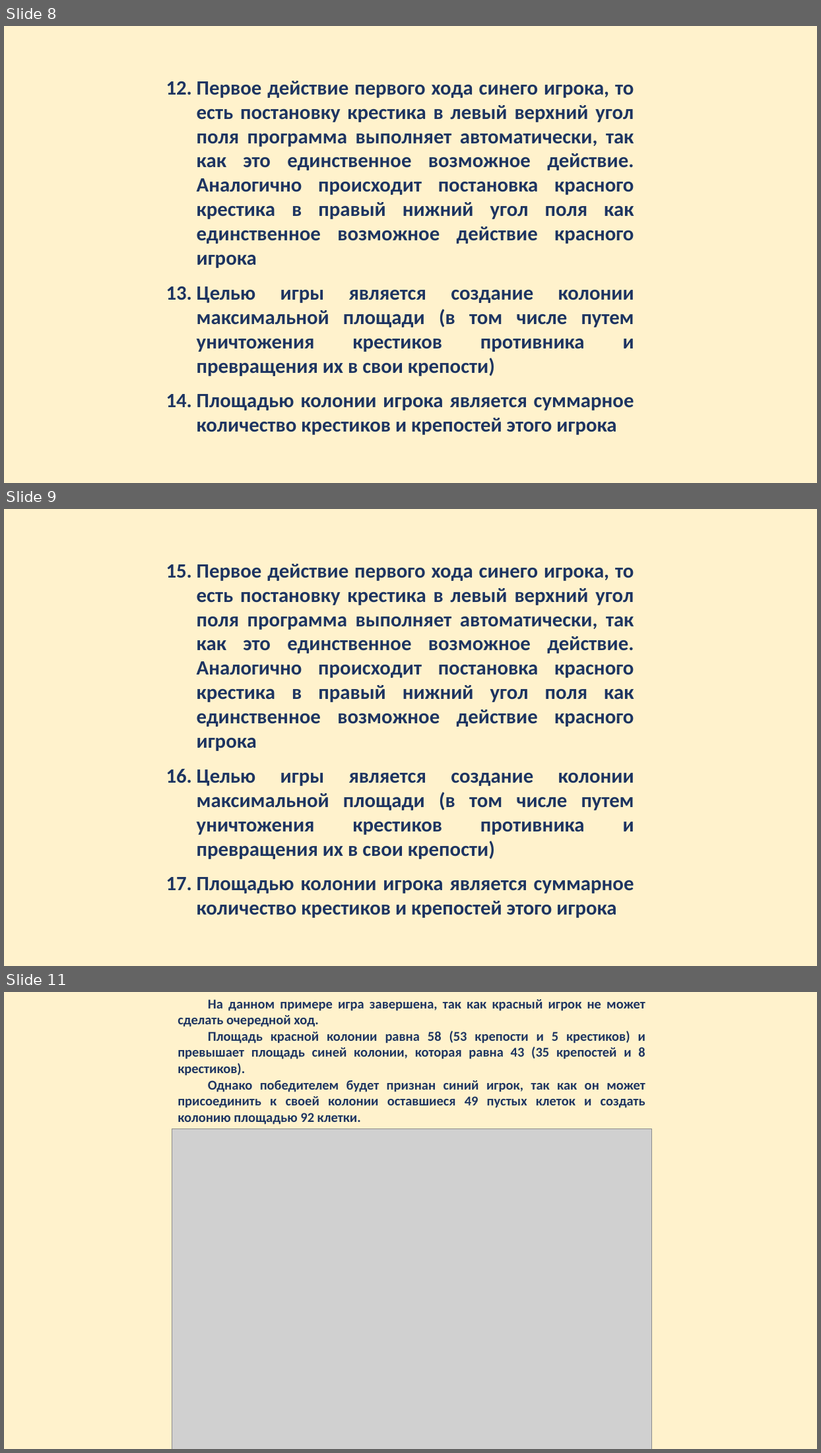
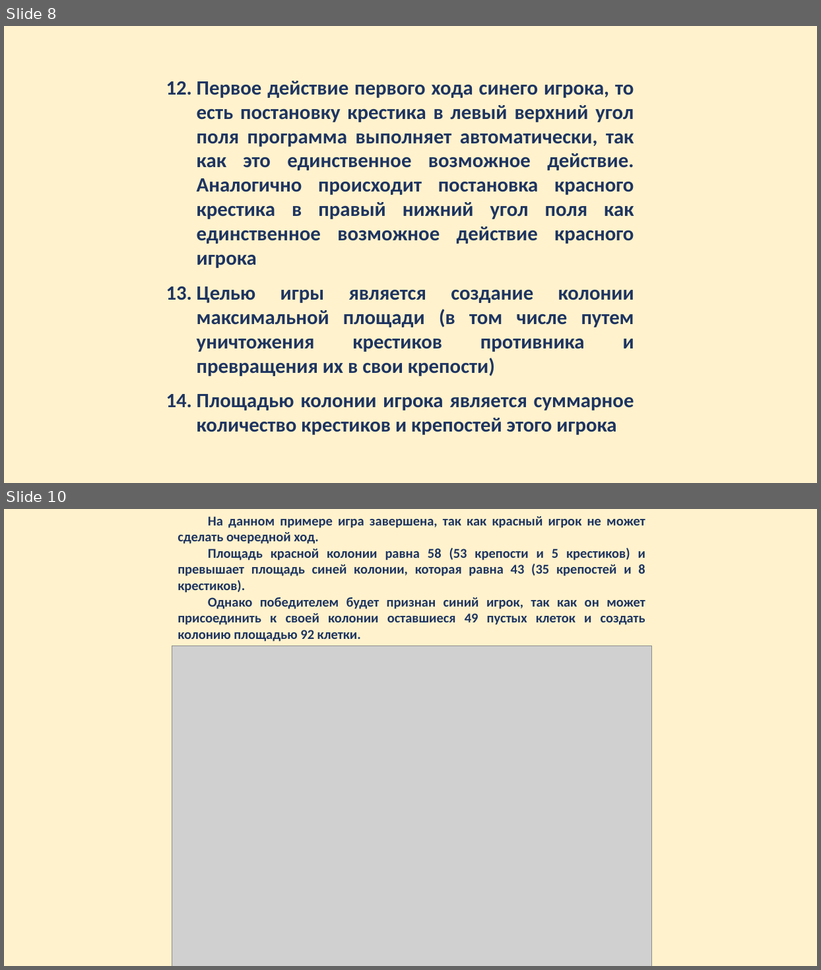
Before and after one commit to KEFedorov/TheWarOfVirusesPyGame, a slide deck: rules/rules.pptx. Shown one above the other, each under a label of ours: slides 8, 9 and 11 before the commit, slides 8 and 10 after it; the slides between them are not shown. The pictures are 821x1453 and 821x970 pixels, drawn with LibreOffice and Linux fonts; fonts in the diff are those of the drawing; grey boxes stand for pictures. Boxes give left, top, right and bottom in pixels: in the first picture for what was removed or moved away, otherwise in the second. Text is boxed around its words. In the diff, an @@ line names an element or a change of style, - is before the commit and + after.

```diff
--- a/rules/rules.pptx
+++ b/rules/rules.pptx
@@ slide 9 removed at <box>4,509,817,966</box>, background #FFFFFF @@
@@ rectangle removed at <box>4,509,817,966</box> @@
@@ text removed at <box>197,564,634,918</box> @@
-15. Первое действие первого хода синего игрока, то есть постановку крестика в левый верхний угол поля программа выполняет автоматически, так как это единственное возможное действие. Аналогично происходит постановка красного крестика в правый нижний угол поля как единственное возможное действие красного игрока
-16. Целью игры является создание колонии максимальной площади (в том числе путем уничтожения крестиков противника и превращения их в свои крепости)
-17. Площадью колонии игрока является суммарное количество крестиков и крепостей этого игрока
@@ what was slide 11 is now slide 10 @@
```
Also in this commit, not shown: 4 other files.
